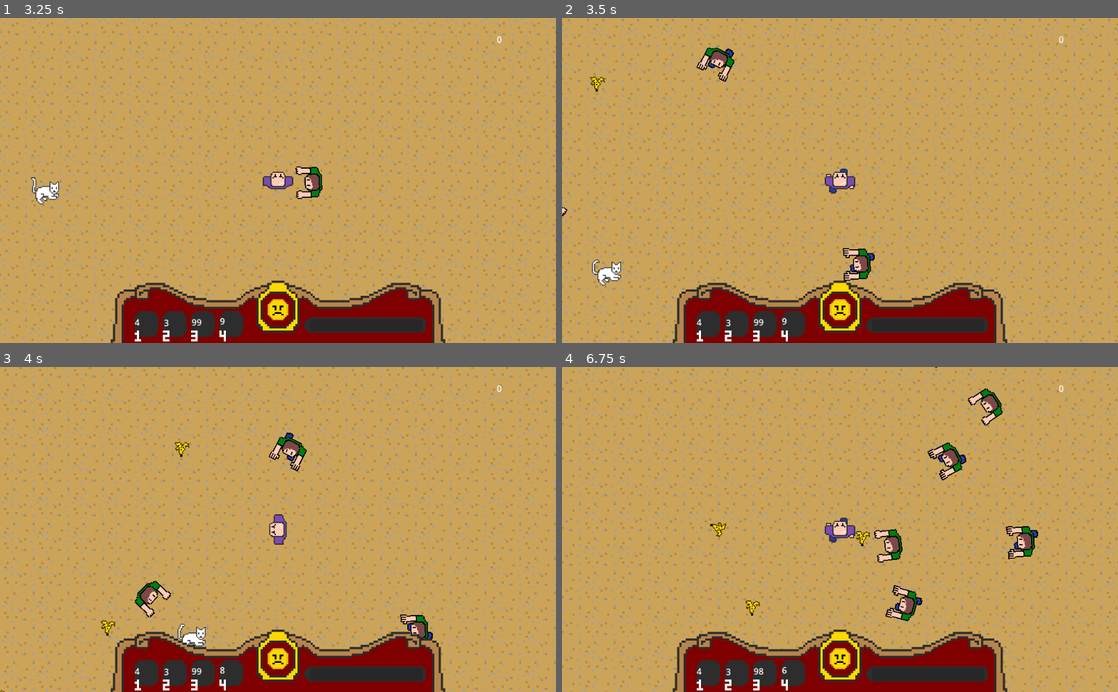
Above: before the commit, frames 1-4 (two rows, left to right).
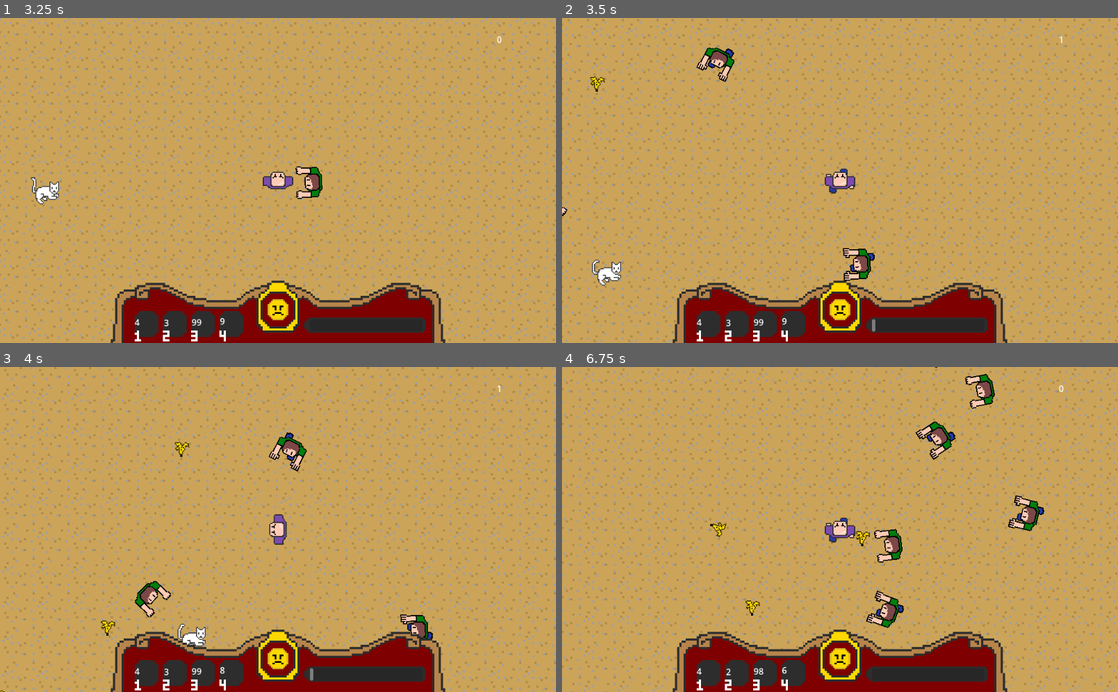
Above: after the commit, the same moments.

Repository: JessicaCC-gd/GGJ2024-2_4_1
Game: Godot game, scene res://level.tscn
Two runs of this game, one before a commit and one after it. Both use one fixed random seed, a clock stepped at 60 frames per second and the inputs below.
Inputs:
- Up to frame 1 (3.25 s): tap Enter at 0.5 s; hold Right (move_right) 0.53-1.28 s; tap 1 (action_1) at 0.6 s; hold Down (move_down) 1.28-2.03 s; tap 2 (action_2) at 1.35 s; hold Right (move_right) 2.03-2.78 s; tap 3 (action_3) at 2.1 s; hold Up (move_up) from 2.78 s (still down); tap 4 (action_4) at 2.85 s
- Up to frame 2 (3.5 s): keep holding Up (move_up)
- Up to frame 3 (4 s): release Up (move_up) at 3.53 s; hold Left (move_left) from 3.53 s (still down); tap 1 (action_1) at 3.6 s
- Up to frame 4 (6.75 s): tap one key every 0.75 s from 4.35 s: 2 (action_2) 3 (action_3) 4 (action_4) 1 (action_1); release Left (move_left) at 5.03 s; hold Down (move_down) 5.03-5.78 s; hold Right (move_right) 5.78-6.53 s; hold Up (move_up) from 6.53 s (still down)

Frame 1 is identical in both runs. In frame 2, less than 0.1% of the frame differs, in the area x 55-91%, y 5-97%; in frame 3, less than 0.1%; in frame 4, 2.7%, in the area x 29-87%, y 2-95%.

Commit message:
fix laughing not working

Diff:
--- a/banana.tscn
+++ b/banana.tscn
@@ -15,10 +15,7 @@
 }]
 
 [sub_resource type="CircleShape2D" id="CircleShape2D_5fars"]
-radius = 7.0
-
-[sub_resource type="CircleShape2D" id="CircleShape2D_txdqf"]
-radius = 4.12311
+radius = 1.45
 
 [node name="banana" type="CharacterBody2D"]
 collision_layer = 0
@@ -31,13 +28,9 @@
 autoplay = "default"
 
 [node name="Area2D" type="Area2D" parent="."]
-collision_layer = 32768
-collision_mask = 2
 
 [node name="CollisionShape2D" type="CollisionShape2D" parent="Area2D"]
 shape = SubResource("CircleShape2D_5fars")
 
-[node name="CollisionShape2D" type="CollisionShape2D" parent="."]
-shape = SubResource("CircleShape2D_txdqf")
-
-[connection signal="body_entered" from="Area2D" to="." method="_on_area_2d_body_entered"]
+[node name="CollisionShape2D2" type="CollisionShape2D" parent="."]
+shape = SubResource("CircleShape2D_5fars")
--- a/enemy.tscn
+++ b/enemy.tscn
@@ -1,11 +1,10 @@
-[gd_scene load_steps=12 format=3 uid="uid://danj4or15odof"]
+[gd_scene load_steps=11 format=3 uid="uid://danj4or15odof"]
 
-[ext_resource type="Texture2D" uid="uid://dw2wp4km8371c" path="res://assets/sprites/tickler_walk.png" id="1_dblfr"]
+[ext_resource type="Texture2D" uid="uid://dk0rslfm1nrq5" path="res://assets/sprites/tickler_walk.png" id="1_dblfr"]
 [ext_resource type="Script" path="res://enemy.gd" id="1_r2d8k"]
-[ext_resource type="Texture2D" uid="uid://kspv4a8heywr" path="res://assets/sprites/tickler_idle.png" id="2_uwyc5"]
 
-[sub_resource type="AtlasTexture" id="AtlasTexture_ti14c"]
-atlas = ExtResource("2_uwyc5")
+[sub_resource type="AtlasTexture" id="AtlasTexture_jygyw"]
+atlas = ExtResource("1_dblfr")
 region = Rect2(0, 0, 32, 32)
 
 [sub_resource type="AtlasTexture" id="AtlasTexture_ulu11"]
@@ -58,19 +57,17 @@
 }]
 
 [sub_resource type="CircleShape2D" id="CircleShape2D_pe2hc"]
-radius = 19.0
+radius = 20.025
 
-[sub_resource type="CircleShape2D" id="CircleShape2D_plqk6"]
-radius = 11.1803
+[sub_resource type="CapsuleShape2D" id="CapsuleShape2D_cla8n"]
+height = 28.0
 
 [node name="enemy" type="CharacterBody2D"]
-collision_layer = 2
-collision_mask = 32775
 script = ExtResource("1_r2d8k")
 
 [node name="AnimatedSprite2D" type="AnimatedSprite2D" parent="."]
 sprite_frames = SubResource("SpriteFrames_3l6sg")
-animation = &"idle"
+animation = &"walk"
 
 [node name="Area2D" type="Area2D" parent="."]
 collision_layer = 7
@@ -84,8 +81,7 @@
 
 [node name="CollisionShape2D" type="CollisionShape2D" parent="."]
 rotation = 1.5708
-shape = SubResource("CircleShape2D_plqk6")
+shape = SubResource("CapsuleShape2D_cla8n")
 
-[connection signal="area_shape_entered" from="Area2D" to="." method="_on_area_2d_area_shape_entered"]
 [connection signal="body_entered" from="Area2D" to="." method="_on_area_2d_body_entered"]
 [connection signal="body_exited" from="Area2D" to="." method="_on_area_2d_body_exited"]
--- a/player.gd
+++ b/player.gd
@@ -48,7 +48,7 @@
 	add_child(dash_duration_timer)
 
 func _physics_process(delta):
-	if laughter_meter == laughter_max:
+	if laughter_meter >= laughter_max:
 		get_tree().change_scene_to_file("res://game_over.tscn")
 	var input_dir = Vector2.ZERO
 	if Input.is_action_pressed("move_left"):
--- a/ui.gd
+++ b/ui.gd
@@ -17,11 +17,11 @@
 
 	if _laugh_meter.value < 20:
 		emotion.frame = 0
-	if _laugh_meter.value > 40:
+	if _laugh_meter.value >= 20 && _laugh_meter.value < 40:
 		emotion.frame = 1
-	if _laugh_meter.value >60:
+	if _laugh_meter.value >= 40 && _laugh_meter.value < 60:
 		emotion.frame = 2
-	if _laugh_meter.value > 80:
+	if _laugh_meter.value >= 60 && _laugh_meter.value < 80:
 		emotion.frame = 3
-	if _laugh_meter.value == 100:
+	if _laugh_meter.value >=80 && _laugh_meter.value < 100:
 		emotion.frame = 4
Not shown: 1 places in banana.tscn that only renumber resources
Not shown: 1 places in enemy.tscn that only renumber resources
Not shown: 1 places in level.tscn that only renumber resources
